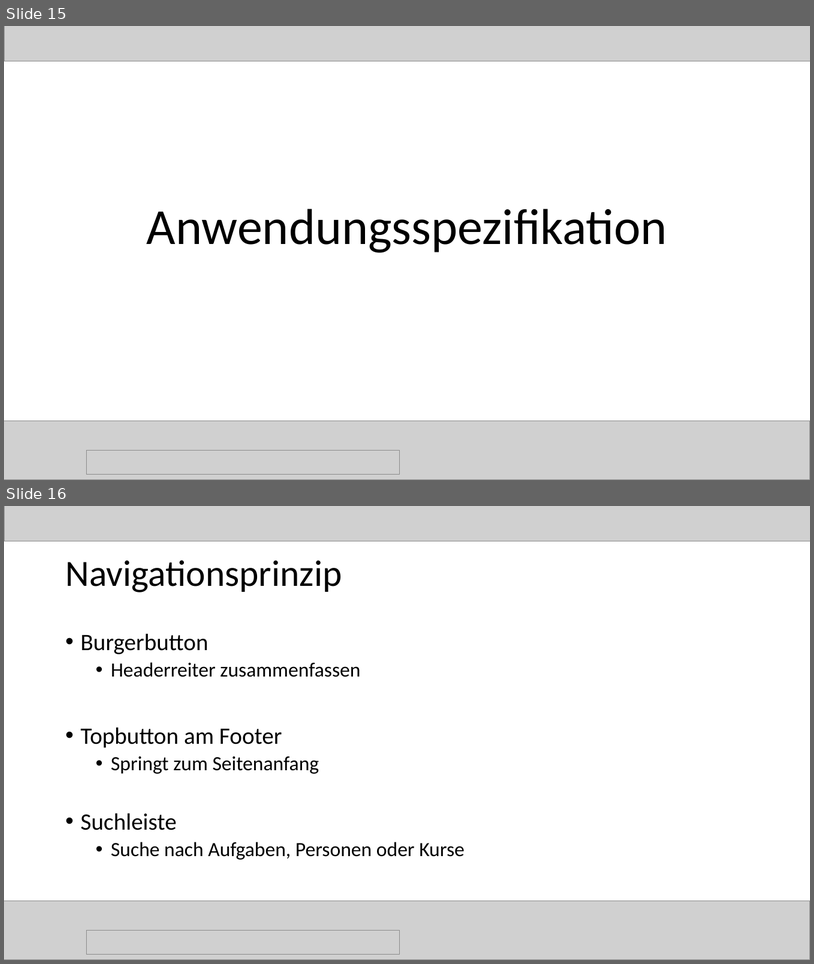
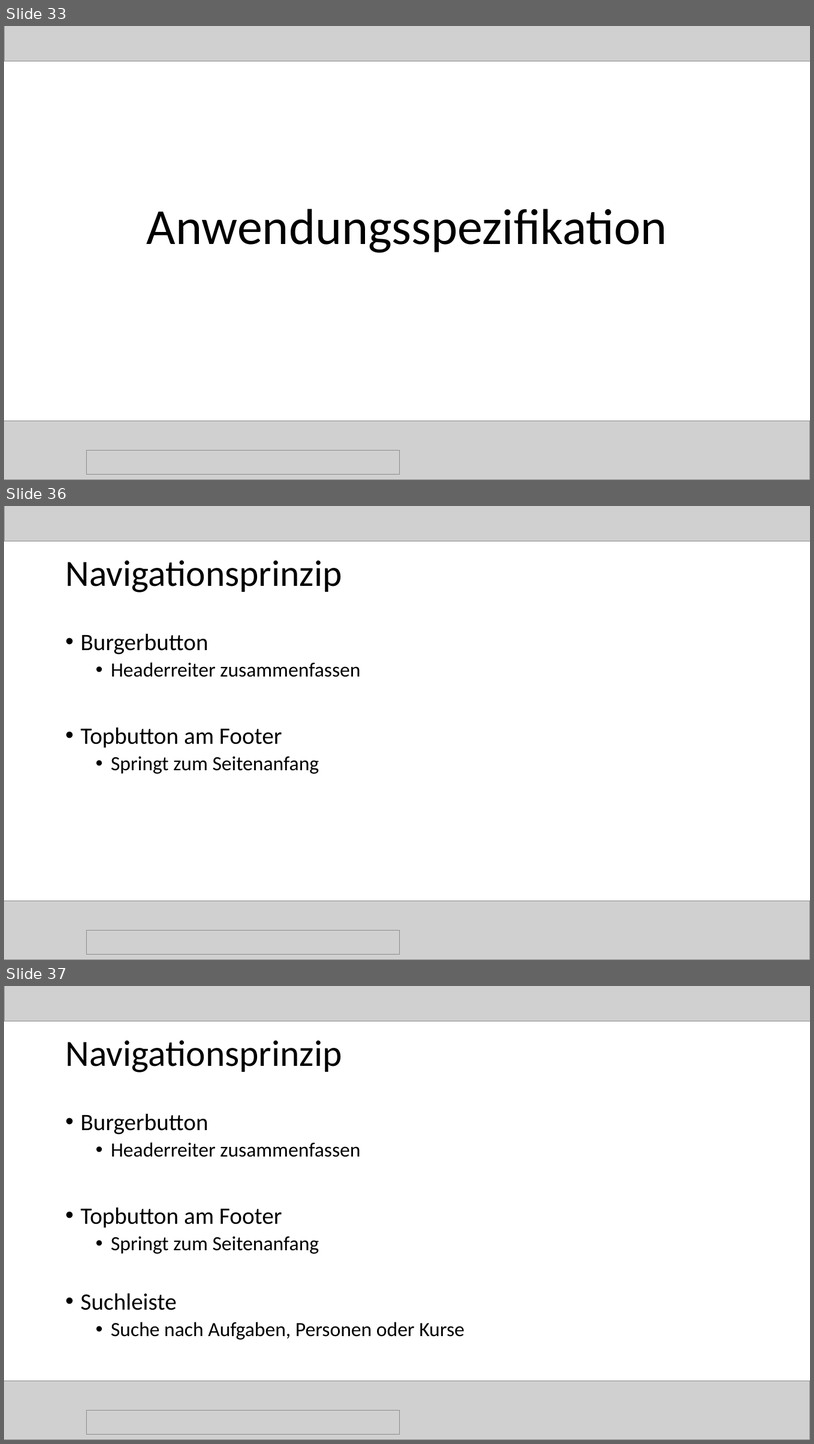
Before and after one commit to magharmi/StudentenFuerStudenten, a slide deck: websitePPneu.pptx. Shown one above the other, each under a label of ours: slides 15 and 16 before the commit, slides 33, 36 and 37 after it; the slides between them are not shown. The pictures are 814x964 and 814x1444 pixels, drawn with LibreOffice and Linux fonts; fonts in the diff are those of the drawing; grey boxes stand for pictures. Boxes give left, top, right and bottom in pixels: in the first picture for what was removed or moved away, otherwise in the second. Text is boxed around its words. In the diff, an @@ line names an element or a change of style, - is before the commit and + after.

```diff
--- a/websitePPneu.pptx
+++ b/websitePPneu.pptx
@@ slide 36 added at box(4, 506, 810, 960), background #FFFFFF @@
@@ picture added at box(4, 506, 810, 541) @@
@@ title added at box(65, 560, 342, 592), 44 pt, text #000000 @@
+Navigationsprinzip
@@ text added at box(81, 633, 360, 774), 24 pt, text #000000 @@
+• Burgerbutton
+  • Headerreiter zusammenfassen
+• Topbutton am Footer
+  • Springt zum Seitenanfang
@@ picture added at box(4, 900, 810, 960) @@
@@ picture added at box(86, 930, 399, 954) @@
@@ what was slide 15 is now slide 33 @@
@@ what was slide 16 is now slide 37 @@
```
Also in this commit, not shown: 1 slide changed, 28 other slides added.
